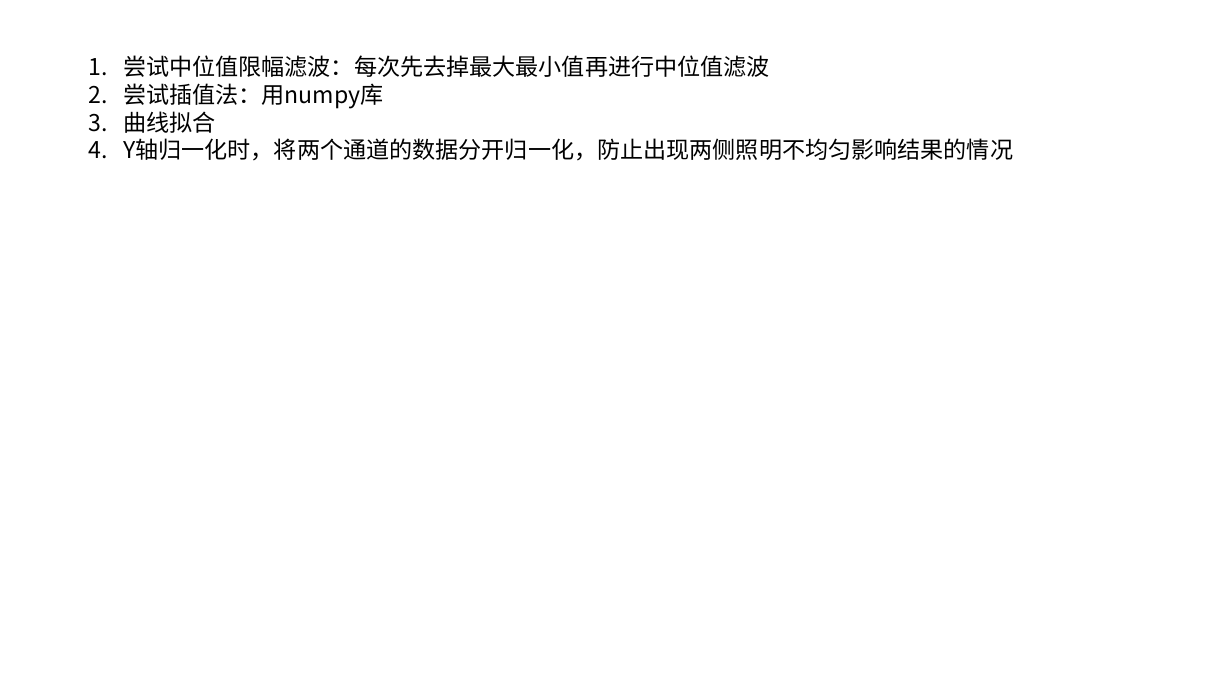
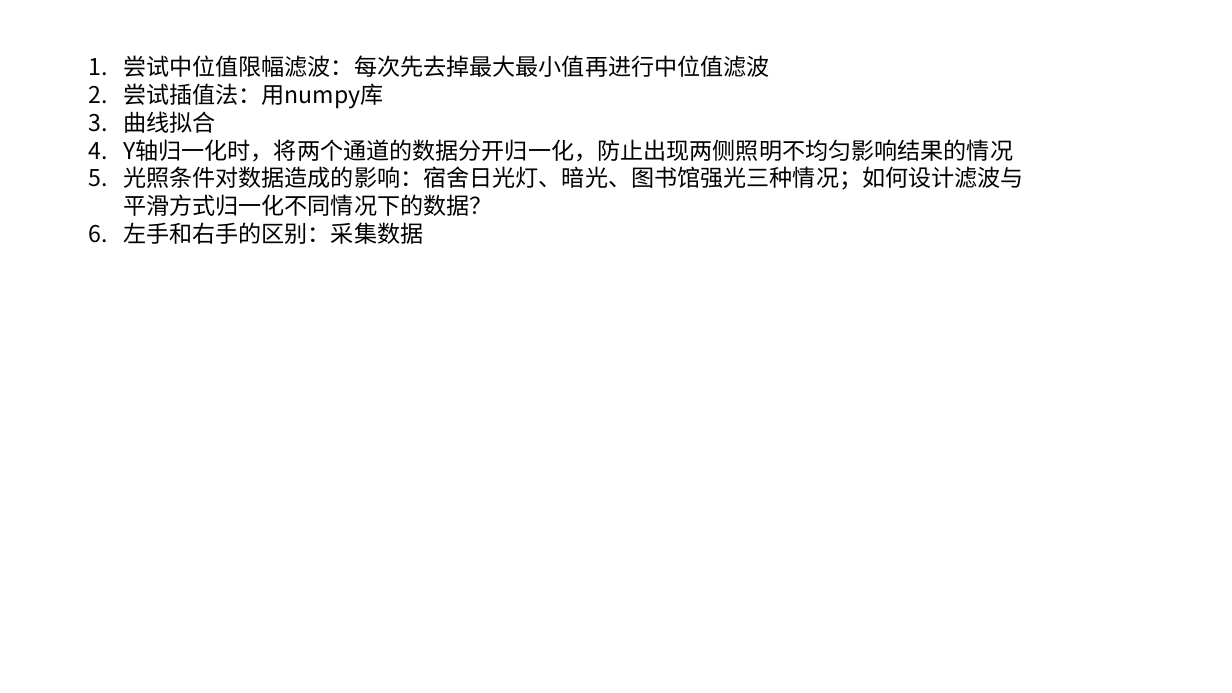
Before and after one commit to 2021SummerResearch/passive-sensing, a slide deck: slide 7 of ReportSlides/week2_yzc.pptx. Drawn at 1232x693 pixels with LibreOffice and Linux fonts; fonts in the diff are those of the drawing. Boxes give left, top, right and bottom in pixels: in the first picture for what was removed or moved away, otherwise in the second. Text is boxed around its words. In the diff, an @@ line names an element or a change of style, - is before the commit and + after.

```diff
--- a/ReportSlides/week2_yzc.pptx
+++ b/ReportSlides/week2_yzc.pptx
@@ text at bbox=[123, 166, 1024, 244]: paragraphs added @@
+5. 光照条件对数据造成的影响：宿舍日光灯、暗光、图书馆强光三种情况；如何设计滤波与平滑方式归一化不同情况下的数据？
+6. 左手和右手的区别：采集数据
```
Also in this commit, not shown: 5 other files.
